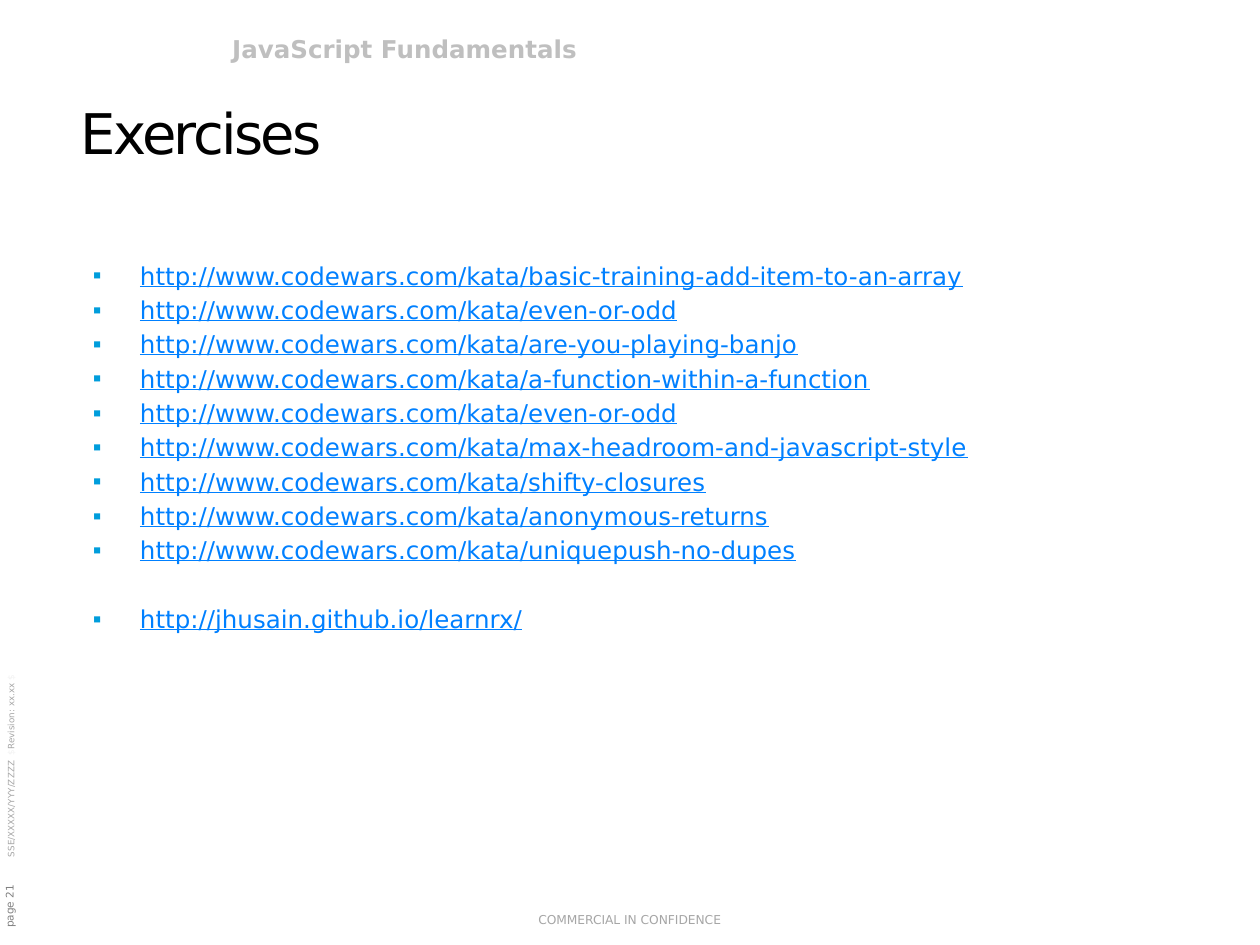
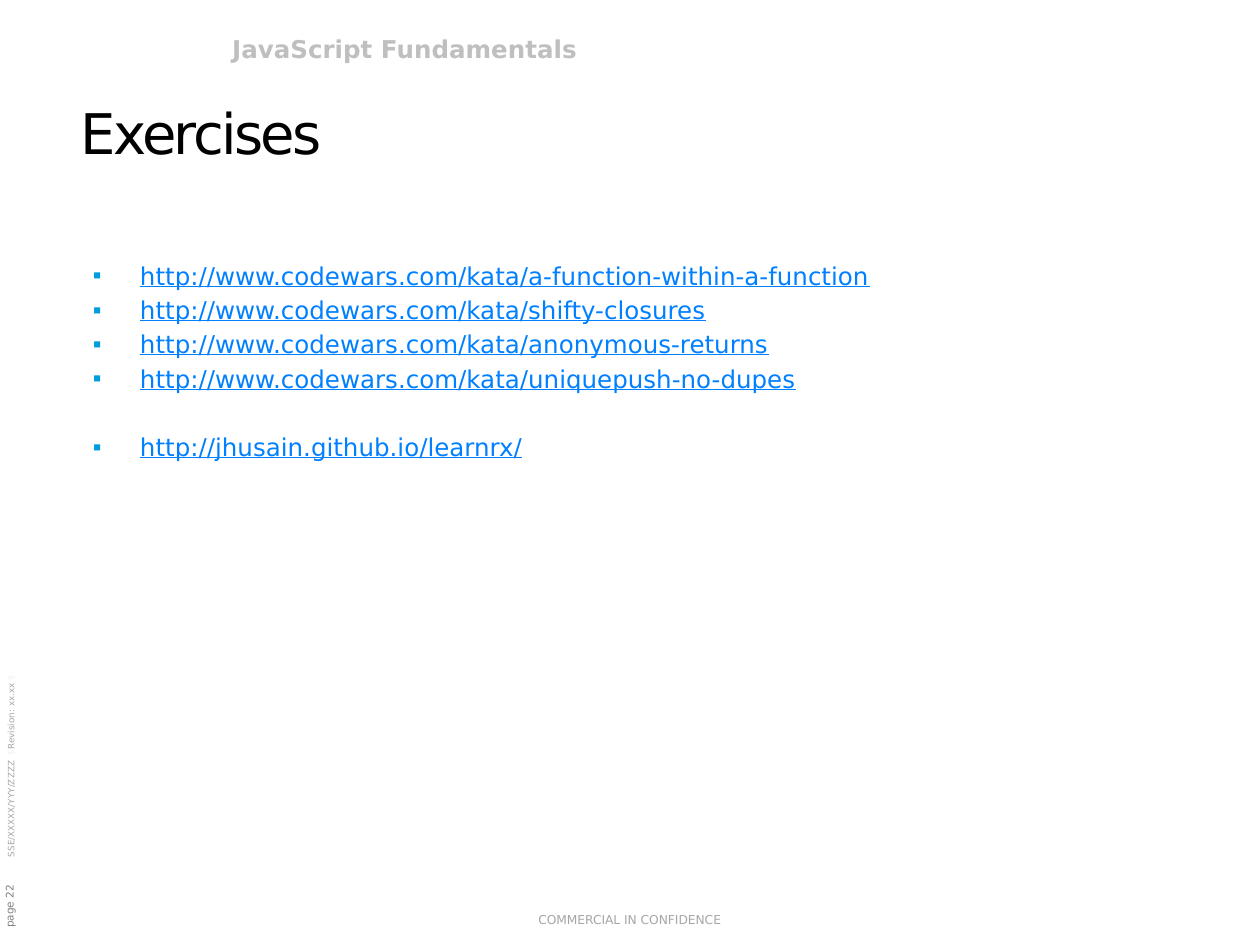
Before and after one commit to rasmusvhansen/javascript-course, a slide deck: slide 22 of JavaScript Fundamentals.pptx (slide 21 before the commit). Drawn at 1260x945 pixels with LibreOffice and Linux fonts; fonts in the diff are those of the drawing; background and template pictures are left out. Boxes give left, top, right and bottom in pixels: in the first picture for what was removed or moved away, otherwise in the second. Text is boxed around its words. In the diff, an @@ line names an element or a change of style, - is before the commit and + after.

Commit message:
Updated ppt and code

```diff
--- a/JavaScript Fundamentals.pptx
+++ b/JavaScript Fundamentals.pptx
@@ text at box(140, 266, 962, 358): paragraphs removed @@
-▪ http://www.codewars.com/kata/basic-training-add-item-to-an-array
-▪ http://www.codewars.com/kata/even-or-odd
-▪ http://www.codewars.com/kata/are-you-playing-banjo
@@ text at box(140, 403, 966, 461): paragraphs removed @@
-▪ http://www.codewars.com/kata/even-or-odd
-▪ http://www.codewars.com/kata/max-headroom-and-javascript-style
@@ page number at box(4, 886, 16, 926): text changed @@
-page 21
+page 22
```
Also in this commit, not shown: 1 slide added, 11 other files.
